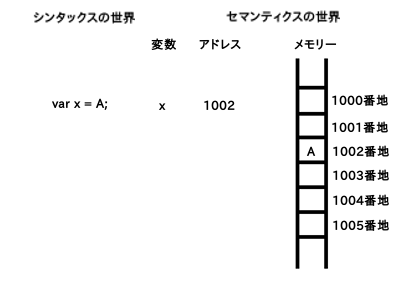
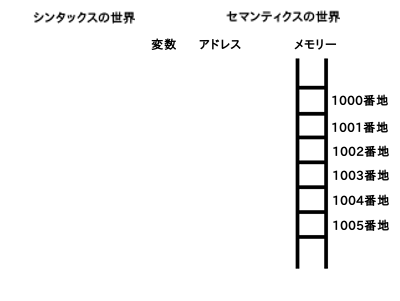
The second 400 × 301 image is a revision of the first. Changes to its layers:
removed layer "x" over 159, 103, 166, 110
removed layer "1002" over 204, 100, 235, 111
removed layer "A" over 306, 146, 316, 156
removed layer "var x = A;" over 52, 98, 108, 110
painted on "背景" over 52, 98, 316, 156
